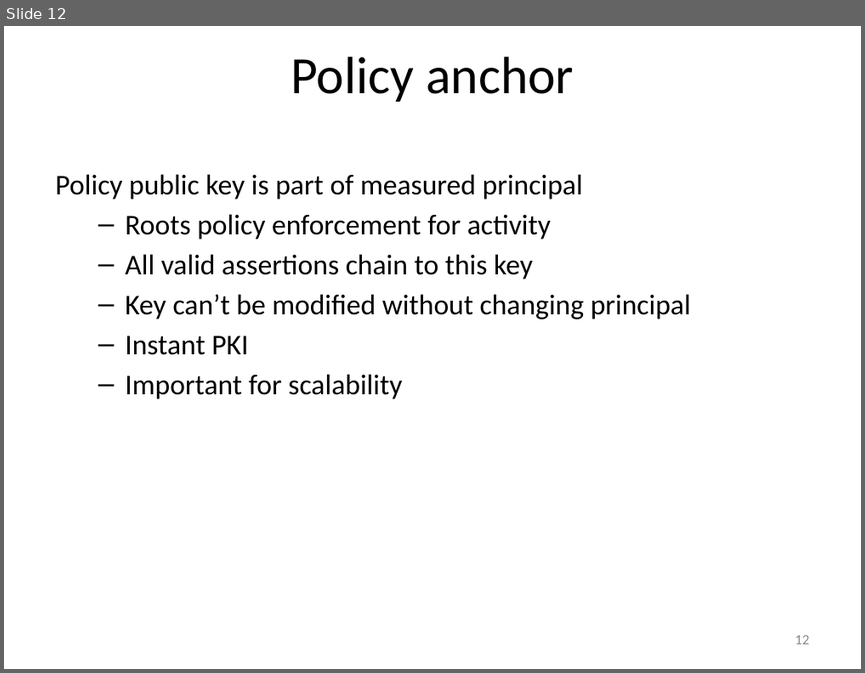
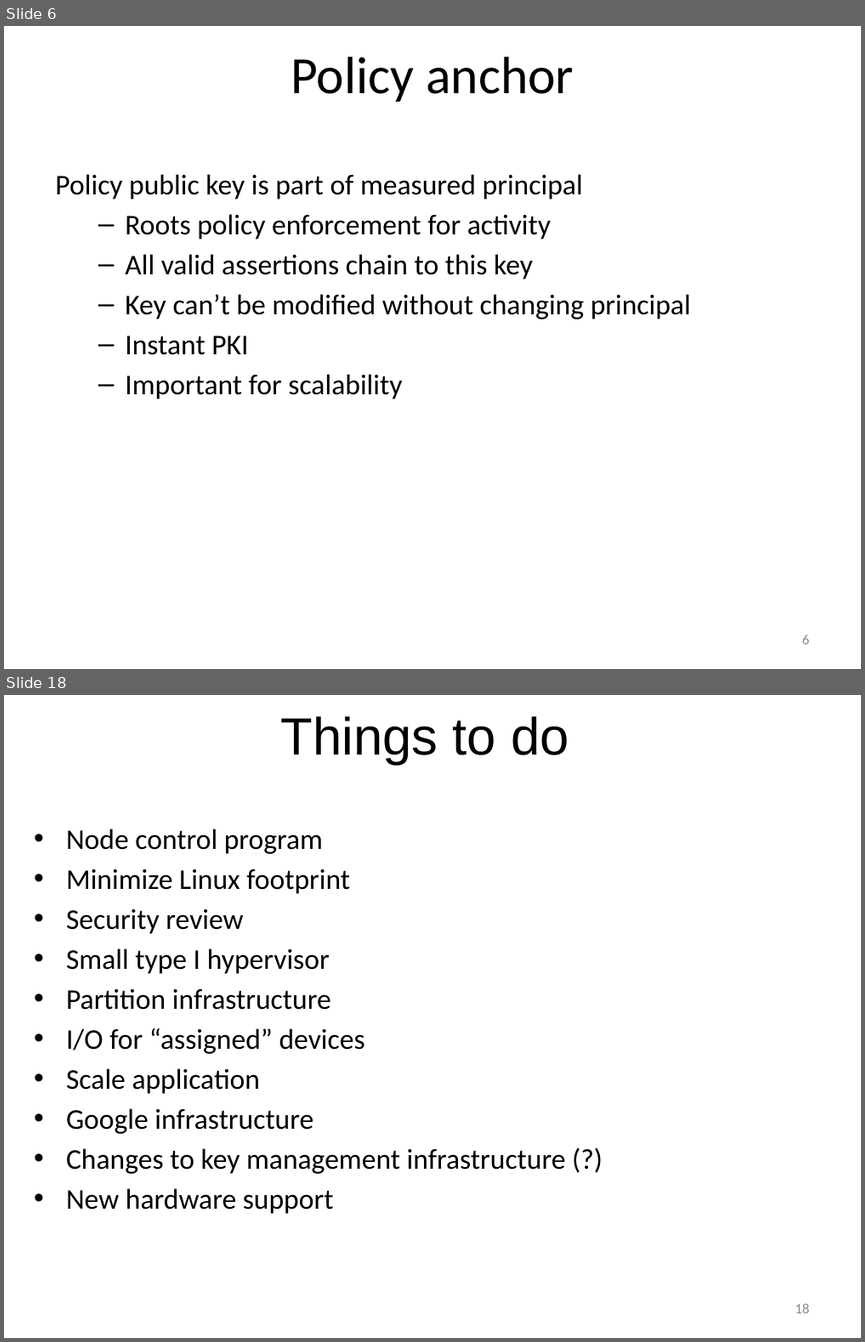
Before and after one commit to jlmucb/cloudproxy, a slide deck: Doc/Hypervisor.pptx. Shown one above the other, each under a label of ours: slide 12 before the commit, slides 6 and 18 after it; the slides between them are not shown. The pictures are 865x673 and 865x1342 pixels, drawn with LibreOffice and Linux fonts; fonts in the diff are those of the drawing. Boxes give left, top, right and bottom in pixels: in the first picture for what was removed or moved away, otherwise in the second. Text is boxed around its words. In the diff, an @@ line names an element or a change of style, - is before the commit and + after.

Commit message:
Documentation overview, documentation for kvm node control program, new slides, initial ncp

```diff
--- a/Doc/Hypervisor.pptx
+++ b/Doc/Hypervisor.pptx
@@ slide 18 added at [4, 695, 861, 1338], background #FFFFFF @@
@@ title added at [281, 716, 568, 765], 44 pt, text #000000 @@
+Things to do
@@ text added at [66, 828, 566, 1213], 24 pt, text #000000 @@
+• Node control program
+• Minimize Linux footprint
+• Security review
+• Small type I hypervisor
+• Partition infrastructure
+• I/O for “assigned” devices
+• Scale application
+• Google infrastructure
+• Changes to key management infrastructure (?)
+• New hardware support
@@ page number added at [794, 1303, 809, 1313], 12 pt, text #8C8C8C @@
+18
@@ what was slide 12 is now slide 6 @@
@@ page number at [802, 635, 809, 644]: text changed @@
-12
+6
```
Also in this commit, not shown: 10 slides changed, 7 other slides added, 3 slides removed, 9 other files.
